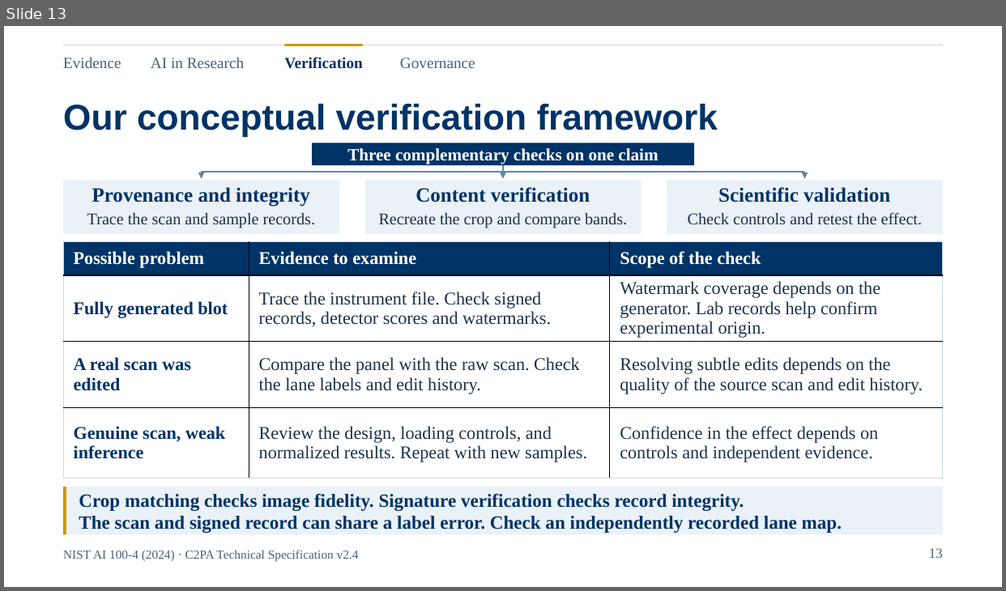
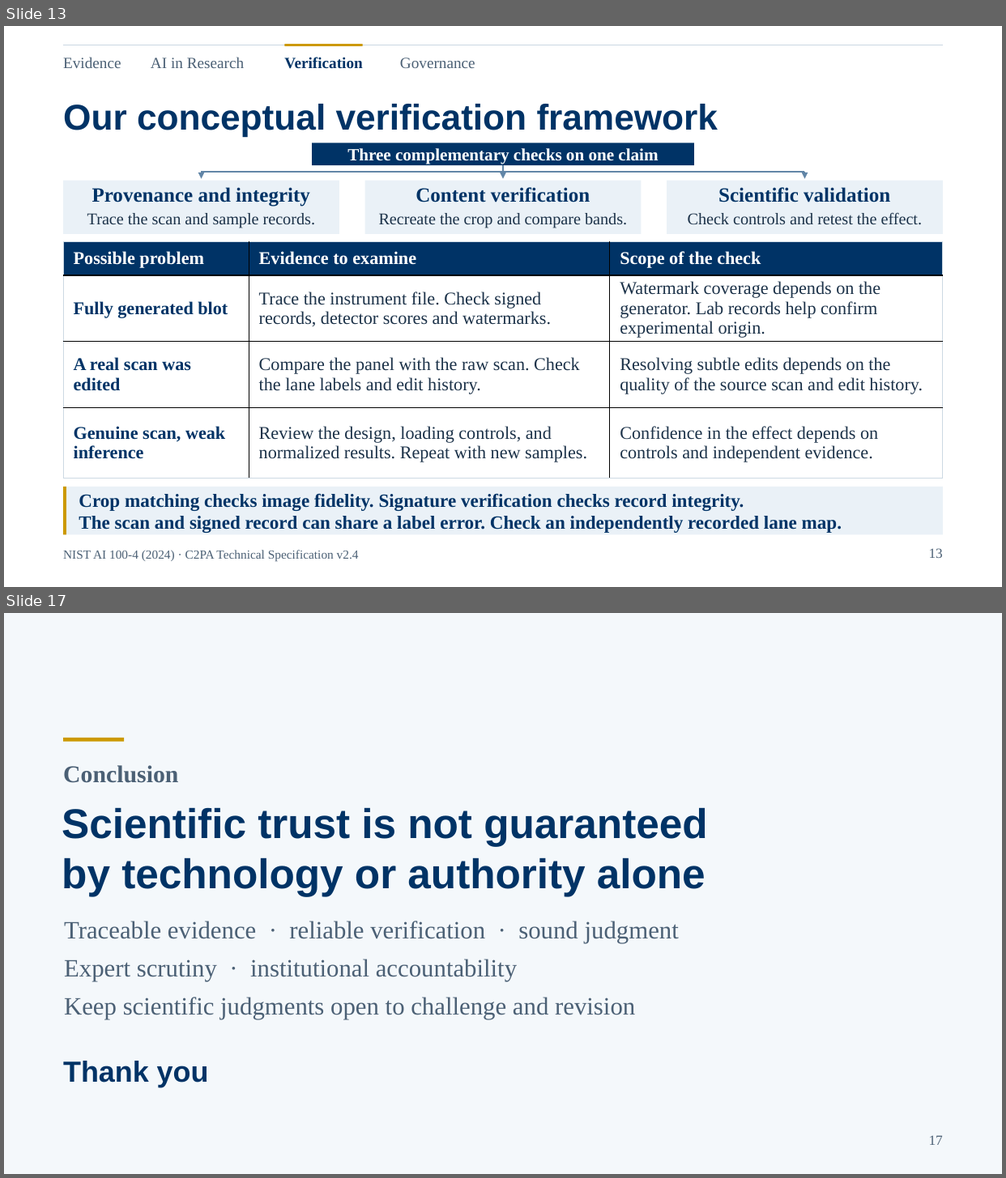
Before and after one commit to acmomo/cursor-playground, a slide deck: INFH5000_PPT_SpeakerAligned_KeywordVersion.pptx. Shown one above the other, each under a label of ours: slide 13 before the commit, slides 13 and 17 after it; the slides between them are not shown. The pictures are 1006x591 and 1006x1178 pixels, drawn with LibreOffice and Linux fonts; fonts in the diff are those of the drawing. Boxes give left, top, right and bottom in pixels: in the first picture for what was removed or moved away, otherwise in the second. Text is boxed around its words. In the diff, an @@ line names an element or a change of style, - is before the commit and + after.

```diff
--- a/INFH5000_PPT_SpeakerAligned_KeywordVersion.pptx
+++ b/INFH5000_PPT_SpeakerAligned_KeywordVersion.pptx
@@ slide 17 added at [4,613,1002,1174], background #F4F8FB @@
@@ rectangle added at [63,738,124,742], fill #CC9900 @@
@@ text added at [63,765,178,783], 23.2 pt, text #4B6075, bold @@
+Conclusion
@@ text added at [62,807,707,897], 40 pt, text #003366, bold @@
+Scientific trust is not guaranteed
+by technology or authority alone
@@ text added at [64,921,679,944], 24 pt, text #4B6075 @@
+Traceable evidence · reliable verification · sound judgment
@@ text added at [64,959,517,982], 24 pt, text #4B6075 @@
+Expert scrutiny · institutional accountability
@@ text added at [64,997,635,1020], 24 pt, text #4B6075 @@
+Keep scientific judgments open to challenge and revision
@@ text added at [63,1061,209,1088], 28 pt, text #003366, bold @@
+Thank you
@@ text added at [929,1135,943,1145], 13.5 pt, text #4B6075 @@
+17
```
Also in this commit, not shown: 7 slides changed, 1 other slide added, 2 slides removed.
